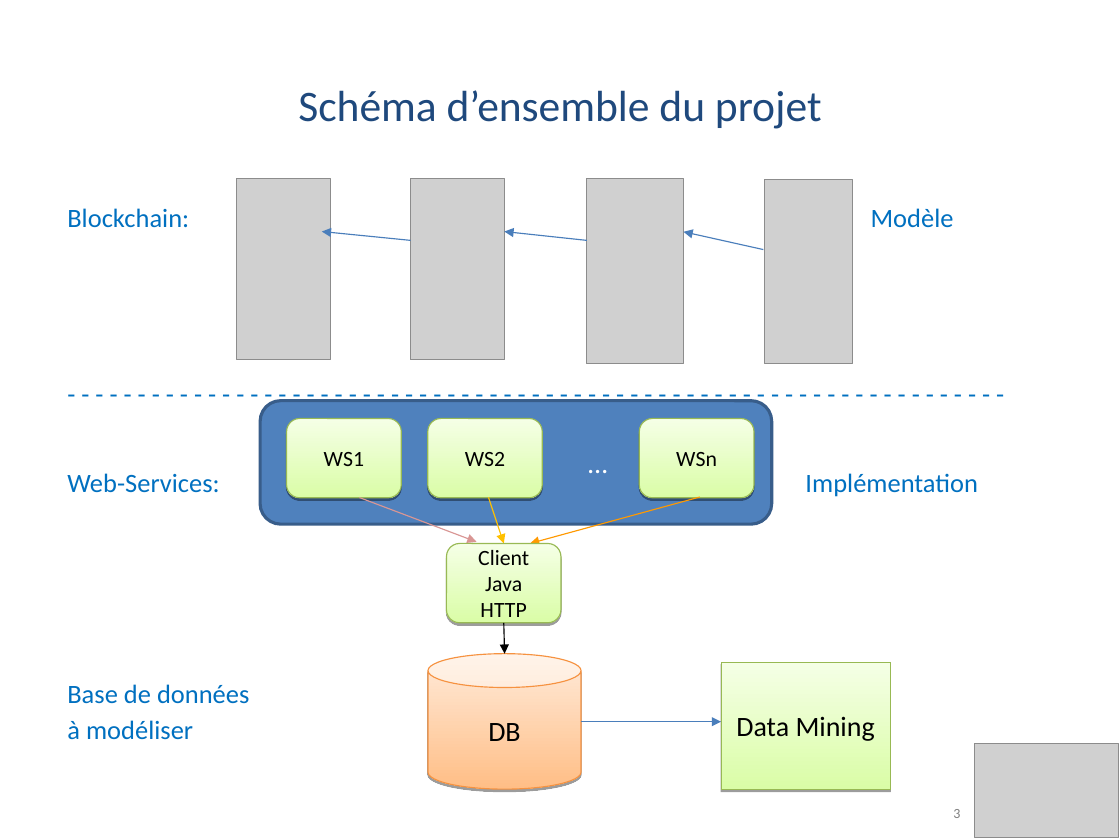
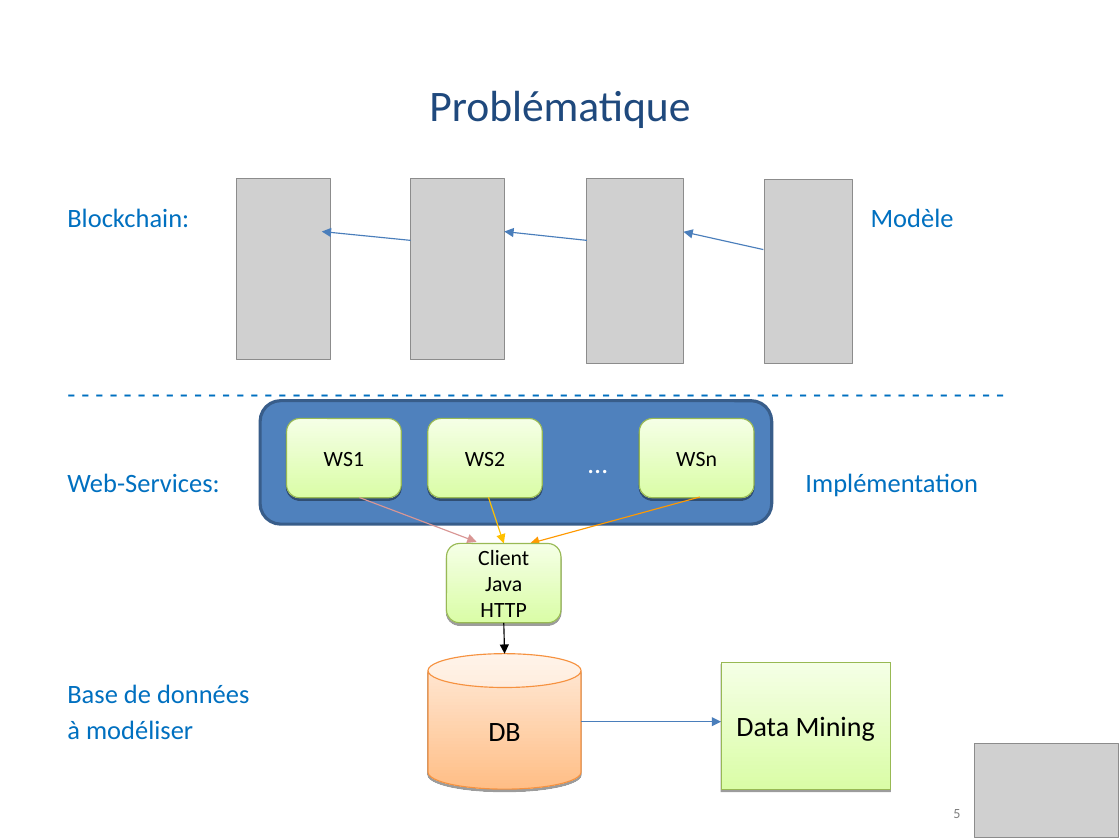
Before and after one commit to PierreSQS/Mubiz, a slide deck: slide 5 of Documents/Soutenance_Final_Pierre_et_Odile-20170314.pptx (slide 3 before the commit). Drawn at 1120x840 pixels with LibreOffice and Linux fonts; fonts in the diff are those of the drawing; grey boxes stand for pictures; background and template pictures are left out. Boxes give left, top, right and bottom in pixels: in the first picture for what was removed or moved away, otherwise in the second. Text is boxed around its words. In the diff, an @@ line names an element or a change of style, - is before the commit and + after.

```diff
--- a/Documents/Soutenance_Final_Pierre_et_Odile-20170314.pptx
+++ b/Documents/Soutenance_Final_Pierre_et_Odile-20170314.pptx
@@ text at [429,90,690,128]: text changed @@
-Schéma d’ensemble du projet
+Problématique
@@ page number at [953,809,960,818]: text changed @@
-3
+5
```
Also in this commit, not shown: 2 other slides changed, 7 slides added, 4 slides removed.
